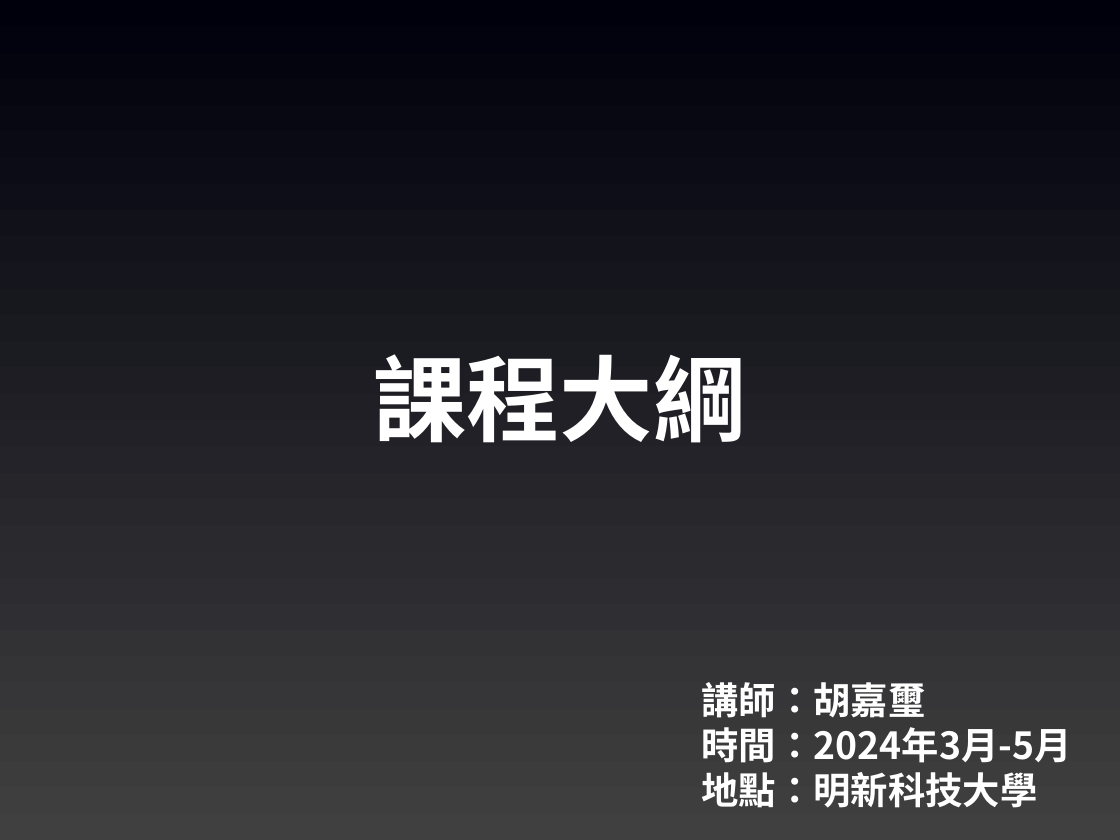
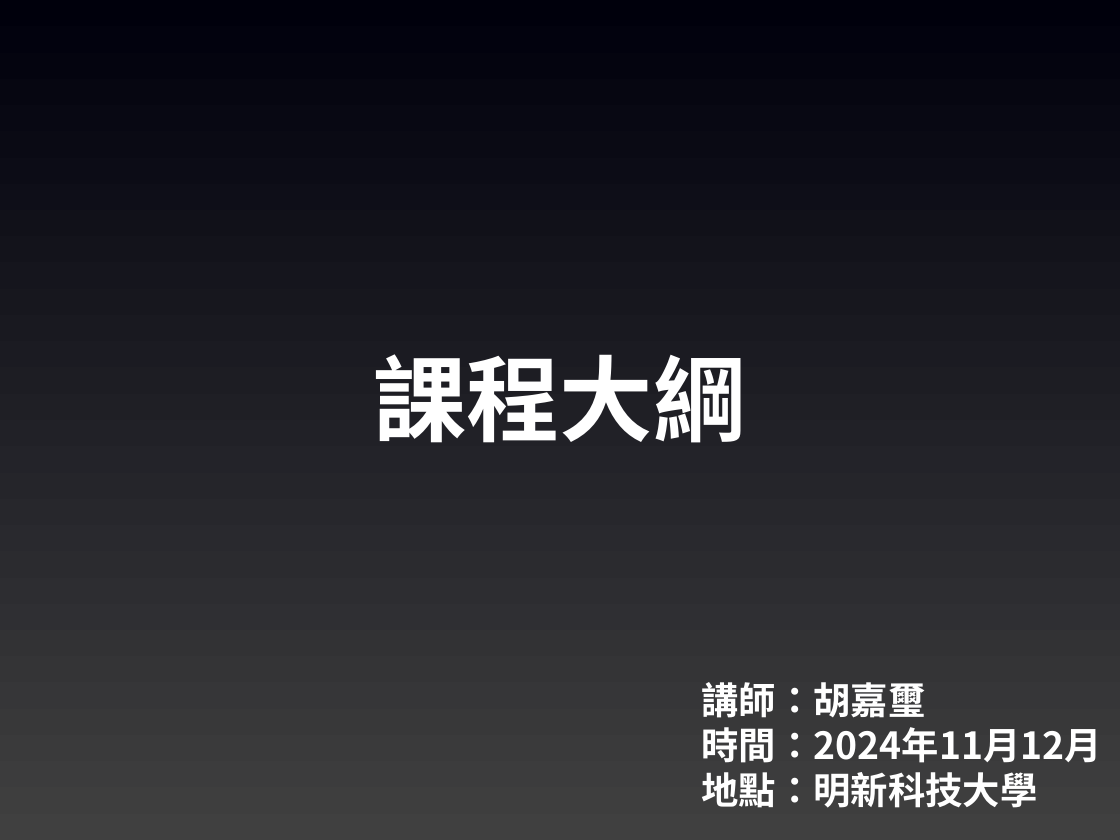
Before and after one commit to joshhu/mustllm20242nd, a slide deck: slide 1 of Slides/Week03/00：課程大綱.pptx. Drawn at 1120x840 pixels with LibreOffice and Linux fonts; fonts in the diff are those of the drawing. Boxes give left, top, right and bottom in pixels: in the first picture for what was removed or moved away, otherwise in the second. Text is boxed around its words. In the diff, an @@ line names an element or a change of style, - is before the commit and + after.

```diff
--- a/Slides/Week03/00：課程大綱.pptx
+++ b/Slides/Week03/00：課程大綱.pptx
@@ text at (702,727,1102,763): text changed @@
-時間：2024年3月-5月
+時間：2024年11月12月
```
Also in this commit, not shown: 7 other files.
